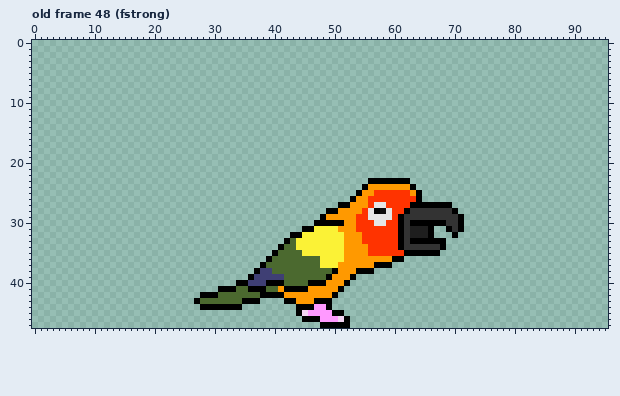
Two states of a pixel-art file, Citrus/aseprite/citrus_roa_2.aseprite. The picture above was drawn from the file before the commit.
96x48 pixels, 65 frames. Shown: old frame 48 (fstrong). The commit also changed other frames, which this record leaves out.
After the commit:
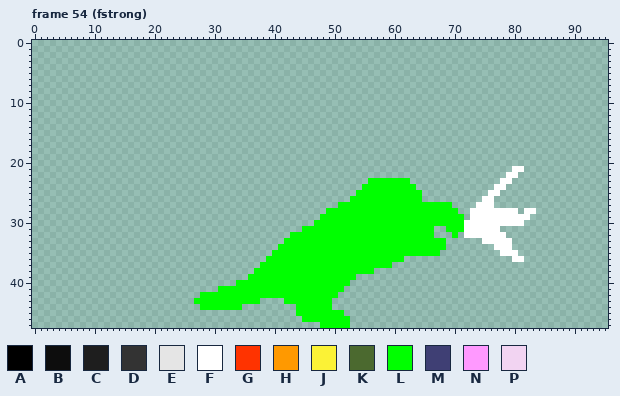
Palette (. is transparent): A #000000  B #0d0d0d  C #1e1e1e  D #333333  E #e5e5e5  F #ffffff  G #ff3300  H #ff9900  J #fbf236  K #4b692f  L #00ff00  M #3f3f74  N #ff99ff  P #f2d4f2
Difference:
frames 65 -> 72
layer "fx" now shown
layer "hurtbox" now shown
Changed rows in their new state; - is an unchanged pixel.
Frame 54 (fstrong) against old frame 48 (fstrong), layers "hurtbox", "fx":
first column x 27:
21 -----------------------------------------------------FF--
22 ----------------------------------------------------FF---
23 -----------------------------LLLLLLL---------------FF----
24 ----------------------------LLLLLLLLL-------------FF-----
25 ---------------------------LLLLLLLLLLL-----------FF------
26 --------------------------LLLLLLLLLLLL----------FF-------
27 ------------------------LLLLLLLLLLLLLLLLLLL----FFF-------
28 ----------------------LLLLLLLLLLLLLLLLLLLLLL--FFFFFFFF-FF
29 ---------------------LLLLLLLLLLLLLLLLLLLLLLLL-FFFFFFFFFF-
30 --------------------LLLLLLLLLLLLLLLLLLLLLLLLLFFFFFFFFFF--
31 ------------------LLLLLLLLLLLLLLLLLLLLLL--LLLFFFFFF------
32 ----------------LLLLLLLLLLLLLLLLLLLLLLLL---L-FFFFFFF-----
33 ---------------LLLLLLLLLLLLLLLLLLLLLLLLLLL------FFFFF----
34 --------------LLLLLLLLLLLLLLLLLLLLLLLLLLLL--------FFF----
35 -------------LLLLLLLLLLLLLLLLLLLLLLLLLLLL----------FFF---
36 ------------LLLLLLLLLLLLLLLLLLLLLLL------------------FF--
37 -----------LLLLLLLLLLLLLLLLLLLLLL------------------------
38 ----------LLLLLLLLLLLLLLLLLLLL---------------------------
39 ---------LLLLLLLLLLLLLLLLLL------------------------------
40 -------LLLLLLLLLLLLLLLLLLL-------------------------------
41 ----LLLLLLLLLLLLLLLLLLLLL--------------------------------
42 -LLLLLLLLLLLLLLLLLLLLLLL---------------------------------
43 LLLLLLLLLLL----LLLLLLLL----------------------------------
44 -LLLLLLL---------LLLLLL----------------------------------
45 -----------------LLLLLLLL--------------------------------
46 ------------------LLLLLLLL-------------------------------
47 ---------------------LLLLL-------------------------------
